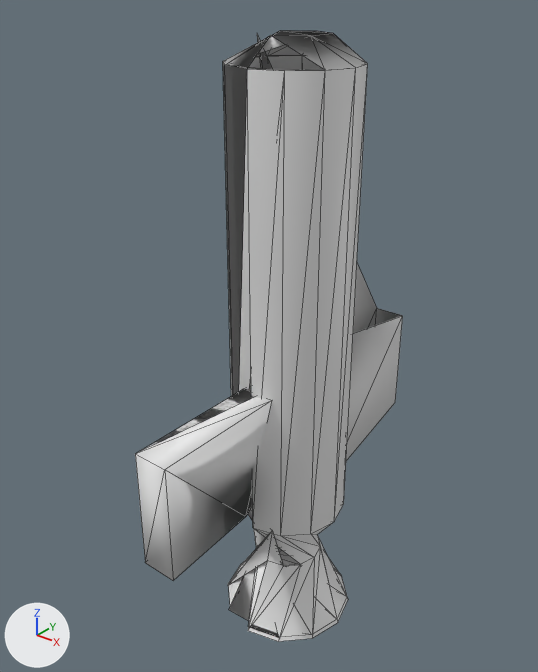
The OBJ model assets/models/missile1.obj: old version first, new version second.
One viewpoint serves both versions: a 50 mm lens placed at (3.26, -4.35, 3.27), pointed at (-0.19, -0.04, 0.59). The lights are fixed; the arrows at lower left show +X, +Y and +Z. Mesh edges are drawn as thin lines. Where no turn or scale is listed for an object, it has been applied to the vertices. Vertices at the same position are counted once.

The scene before the commit, as lines of its bpy script (objects in view):
```python
me_missile1 = bpy.data.meshes.new('missile1')
me_missile1.from_pydata(...)  # 94 vertices, 154 faces; spans x -0.59..0.59, y -1.6..1.58, z -2.13..2.91
ob_missile1 = bpy.data.objects.new('missile1', me_missile1)
ob_missile1.location = (0.0, 0.0, 0.0)
```
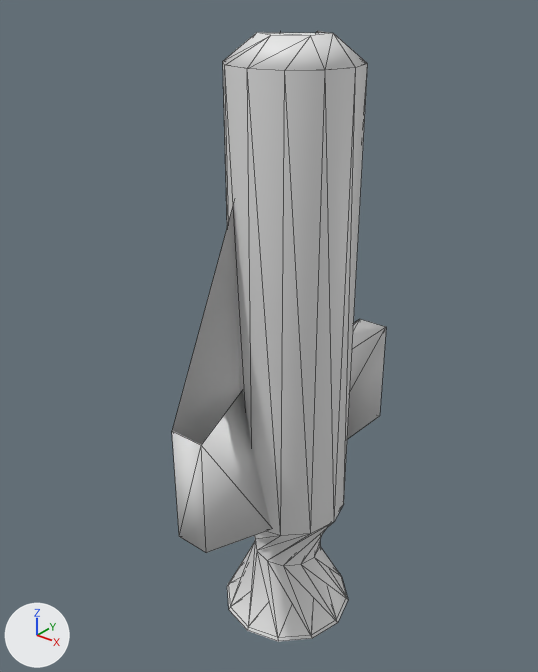
The newer file is also turned or shifted as a whole; pictures and numbers use the older file's frame.

Where the change shows, as pixel boxes [x1, y1, x2, y2] in the pictures (538 x 672 px; the box of a moved part takes in the faces that stretch with it):
'missile1', reshaped (20% narrower): before [135, 30, 403, 641]; after [172, 31, 386, 641]
part 1 of me_missile1, moved or reshaped: before [223, 30, 368, 641]; after [223, 31, 368, 641]
part 2 of me_missile1, moved or reshaped: before [228, 547, 347, 638]; after [228, 573, 347, 638]
part 3 of me_missile1, moved or reshaped: before [376, 308, 402, 325]; after [172, 431, 206, 552]
part 4 of me_missile1, moved or reshaped: before [346, 309, 403, 461]; after [201, 390, 271, 553]
part 5 of me_missile1, moved or reshaped: before [257, 34, 377, 333]; after [172, 203, 240, 445]
part 6 of me_missile1, moved or reshaped: before [136, 387, 272, 470]; after [352, 319, 386, 349]
part 7 of me_missile1, moved or reshaped: before [165, 401, 272, 580]; after [347, 328, 386, 439]
part 8 of me_missile1, moved or reshaped (not visible afterwards): before [135, 454, 173, 580]

Diff of the bpy script that builds the scene:
```diff
--- a/assets/models/missile1.obj.py
+++ b/assets/models/missile1.obj.py
@@ me_missile1 @@
 me_missile1.from_pydata(...)  # 94 vertices, 154 faces; spans x -0.59..0.59, y -1.6..1.58, z -2.13..2.91
 # used by ob_missile1; location = (0.0, 0.0, 0.0)
+# me_missile1 part 1: the loose piece of 53 vertices spanning x -0.59..0.59, y -0.59..0.59, z -2.13..2.91 is mirrored in y about its middle
+# me_missile1 part 2: the loose piece of 25 vertices spanning x -0.58..0.58, y -0.58..0.58, z -2.13..-1.54 is mirrored in y about its middle
+# me_missile1 part 3: all 4 vertices in x -0.13..0.16, y 1.58, z -0.67..0.31 are moved by (0.0, -2.82, 0.0)
+# me_missile1 part 4: all 4 vertices in x -0.13..0.16, y 0.43, z -0.97..0.31 are moved by (0.0, -0.87, 0.0)
+# me_missile1 part 5: the 1 vertex in x -0.23, y -0.13, z 2.91 is moved by (0.0, 0.26, 0.0)
+# me_missile1 part 6: all 2 vertices in x -0.12..0.17, y -0.45, z 0.31 are moved by (0.0, 0.91, 0.0)
+# me_missile1 part 7: the 1 vertex in x -0.12, y -0.45, z -0.97 is moved by (0.0, 0.91, 0.0)
+# me_missile1 part 8: all 4 vertices in x -0.12..0.17, y -1.6, z -0.67..0.31 are moved by (0.0, 2.86, 0.0)
```
